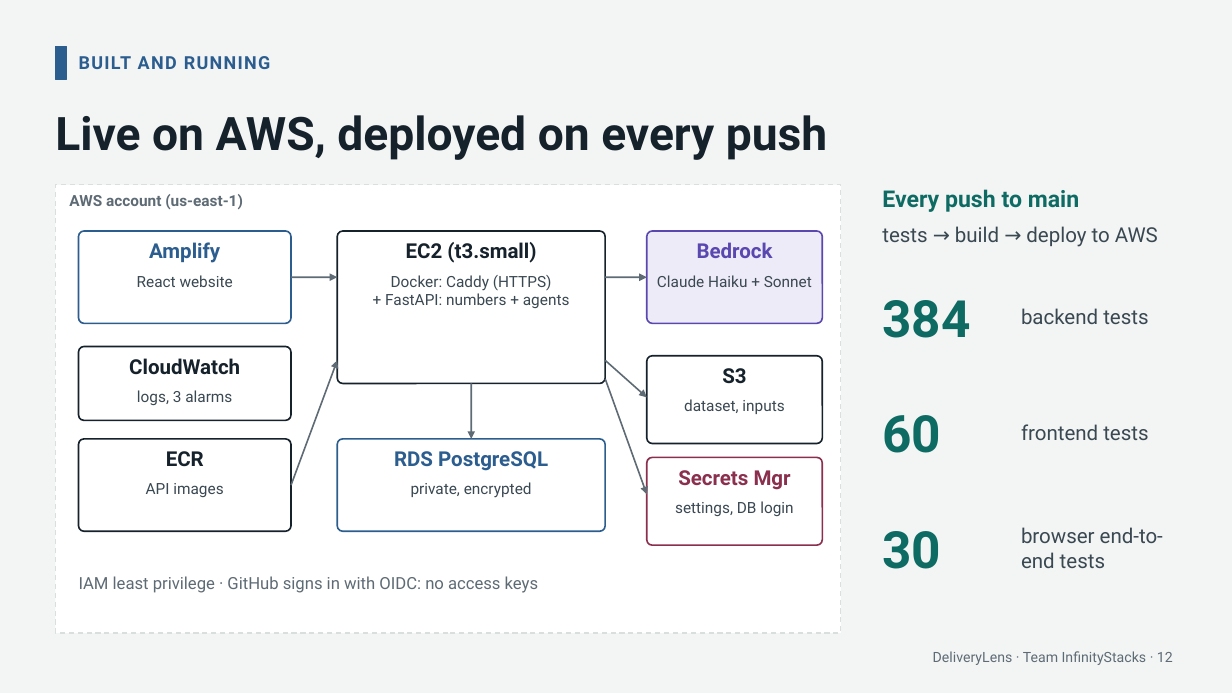
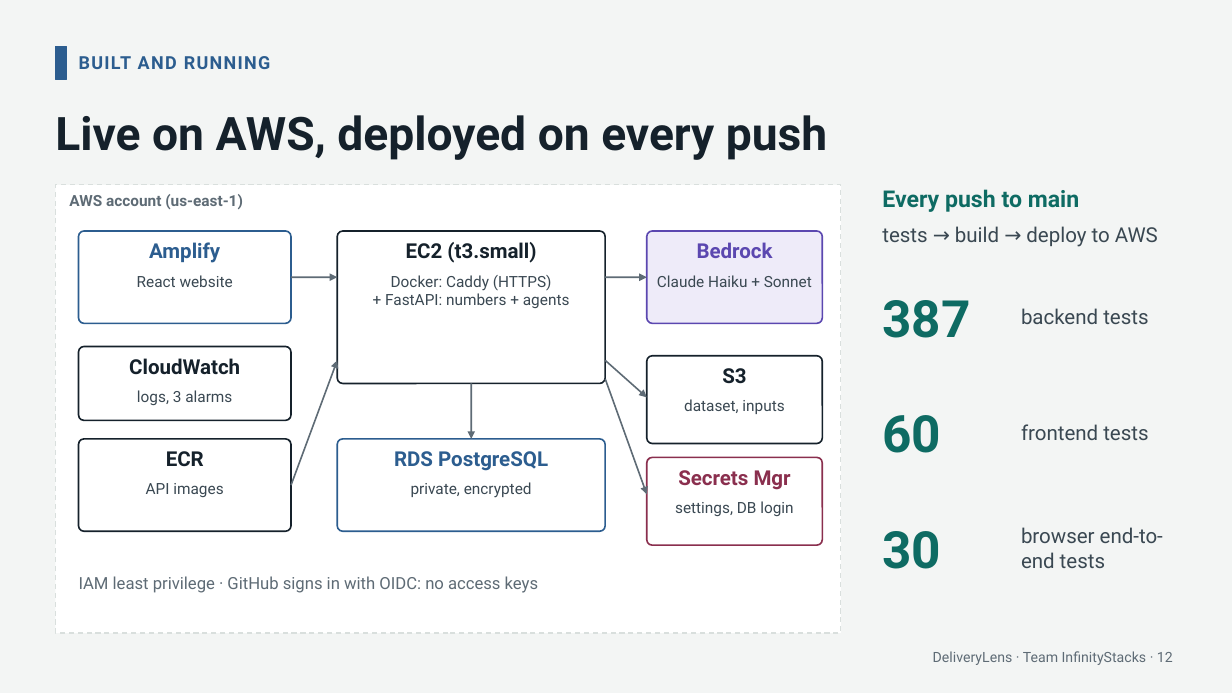
Before and after one commit to saimuthiki/halcyon-deliverylens, a slide deck: slide 12 of deck/DeliveryLens-pitch.pptx. Drawn at 1232x693 pixels with LibreOffice and Linux fonts; fonts in the diff are those of the drawing. Boxes give left, top, right and bottom in pixels: in the first picture for what was removed or moved away, otherwise in the second. Text is boxed around its words. In the diff, an @@ line names an element or a change of style, - is before the commit and + after.

```diff
--- a/deck/DeliveryLens-pitch.pptx
+++ b/deck/DeliveryLens-pitch.pptx
@@ text at [882,300,970,338]: text changed @@
-384
+387
```
Also in this commit, not shown: 8 other files.
